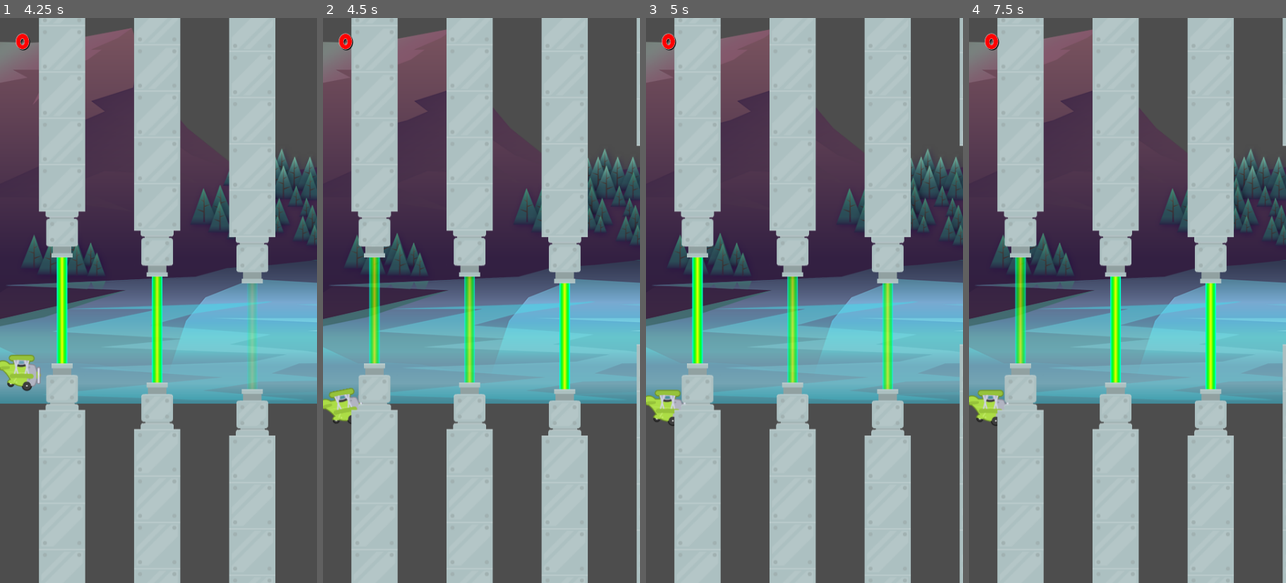
Above: before the commit, frames 1-4 (left to right).
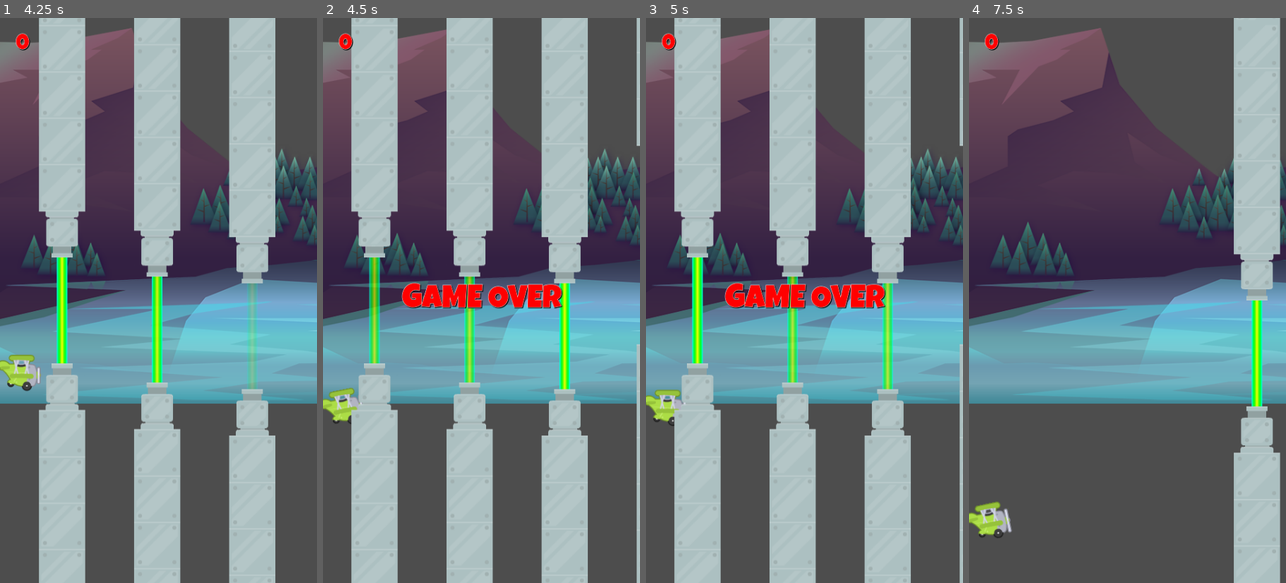
Above: after the commit, the same moments.

Repository: mogitdb/Tappy
Game: Godot game, scene res://scenes/main/main.tscn
Two runs of this game, one before a commit and one after it. Both use one fixed random seed, a clock stepped at 60 frames per second and the inputs below.
Inputs:
- Up to frame 1 (4.25 s): tap Space (fly) at 0.5, 0.6, 1.35, 2.1, 2.85, 3.6 s
- Up to frame 2 (4.5 s): tap Space (fly) at 4.35 s
- Up to frame 3 (5 s): no input
- Up to frame 4 (7.5 s): tap Space (fly) at 5.1, 5.85, 6.5, 6.6, 7.35 s

Frame 1 is identical in both runs. In frame 2, 1.9% of the frame differs, in the area x 24-76%, y 46-52%; in frame 3, 1.9%; in frame 4, 48%, in the area x 0-100%, y 0-100%.

Commit message:
Added Sound
+Menu Music
+Plane Engine
+Score Sound
+Game Over

Diff:
--- /dev/null
+++ b/Tappy/assets/lg_red_48.tres
@@ -0,0 +1,11 @@
+[gd_resource type="LabelSettings" load_steps=2 format=3 uid="uid://ch8rgeo3vvntx"]
+
+[ext_resource type="FontFile" uid="uid://csccw6nh40223" path="res://assets/fonts/LuckiestGuy-Regular.ttf" id="1_sh60k"]
+
+[resource]
+font = ExtResource("1_sh60k")
+font_size = 48
+font_color = Color(1, 0, 0, 1)
+outline_size = 2
+shadow_size = 3
+shadow_color = Color(0, 0, 0, 1)
--- a/Tappy/scenes/game/game.gd
+++ b/Tappy/scenes/game/game.gd
@@ -12,6 +12,7 @@
 func _ready():
 	SignalManager.on_plane_died.connect(_on_plane_died)
 	spawn_pipes()
+	ScoreManager.set_score(0)
 
 
 # Called every frame. 'delta' is the elapsed time since the previous frame.
--- a/Tappy/scenes/game/game.tscn
+++ b/Tappy/scenes/game/game.tscn
@@ -6,6 +6,7 @@
 [ext_resource type="PackedScene" uid="uid://bl8cdmvfek7dl" path="res://scenes/plane/plane.tscn" id="2_cgt6r"]
 [ext_resource type="PackedScene" uid="uid://c2iinnomayp3e" path="res://scenes/barrier/barrier.tscn" id="3_8wck5"]
 [ext_resource type="PackedScene" uid="uid://dvos4mnsc2yi0" path="res://scenes/hud/hud.tscn" id="6_g0dqc"]
+[ext_resource type="PackedScene" uid="uid://0sd7ary5l51y" path="res://scenes/game_over/game_over.tscn" id="7_0n80f"]
 
 [node name="Game" type="Node2D"]
 script = ExtResource("1_y8m2c")
@@ -38,4 +39,6 @@
 
 [node name="Hud" parent="CanvasLayer" instance=ExtResource("6_g0dqc")]
 
+[node name="GameOver" parent="CanvasLayer" instance=ExtResource("7_0n80f")]
+
 [connection signal="timeout" from="SpawnTimer" to="." method="_on_spawn_timer_timeout"]
--- /dev/null
+++ b/Tappy/scenes/game_over/game_over.gd
@@ -0,0 +1,31 @@
+extends Control
+
+
+@onready var go_over_label = $GoOverLabel
+@onready var space_label = $SpaceLabel
+@onready var timer = $Timer
+@onready var game_over_sound = $GameOverSound
+
+
+# Called when the node enters the scene tree for the first time.
+func _ready():
+	hide()
+	SignalManager.on_plane_died.connect(on_plane_died)
+
+
+# Called every frame. 'delta' is the elapsed time since the previous frame.
+func _process(delta):
+	if space_label.visible == true:
+		if Input.is_action_just_pressed("fly") == true:
+			GameManager.load_main_scene()
+
+
+func on_plane_died() -> void:
+	show()
+	timer.start()
+	game_over_sound.play()
+
+
+func _on_timer_timeout():
+	go_over_label.hide()
+	space_label.show()
--- /dev/null
+++ b/Tappy/scenes/game_over/game_over.tscn
@@ -0,0 +1,60 @@
+[gd_scene load_steps=4 format=3 uid="uid://0sd7ary5l51y"]
+
+[ext_resource type="Script" path="res://scenes/game_over/game_over.gd" id="1_ntupq"]
+[ext_resource type="LabelSettings" uid="uid://ch8rgeo3vvntx" path="res://assets/lg_red_48.tres" id="1_r7vfr"]
+[ext_resource type="AudioStream" uid="uid://b7yfg8ci454j6" path="res://assets/audio/game_over.wav" id="3_dc8cx"]
+
+[node name="GameOver" type="Control"]
+layout_mode = 3
+anchors_preset = 15
+anchor_right = 1.0
+anchor_bottom = 1.0
+grow_horizontal = 2
+grow_vertical = 2
+script = ExtResource("1_ntupq")
+
+[node name="GoOverLabel" type="Label" parent="."]
+layout_mode = 1
+anchors_preset = 8
+anchor_left = 0.5
+anchor_top = 0.5
+anchor_right = 0.5
+anchor_bottom = 0.5
+offset_left = -20.0
+offset_top = -11.5
+offset_right = 20.0
+offset_bottom = 11.5
+grow_horizontal = 2
+grow_vertical = 2
+text = "GAME OVER"
+label_settings = ExtResource("1_r7vfr")
+horizontal_alignment = 1
+vertical_alignment = 1
+
+[node name="SpaceLabel" type="Label" parent="."]
+visible = false
+layout_mode = 1
+anchors_preset = 8
+anchor_left = 0.5
+anchor_top = 0.5
+anchor_right = 0.5
+anchor_bottom = 0.5
+offset_left = -20.0
+offset_top = -11.5
+offset_right = 20.0
+offset_bottom = 11.5
+grow_horizontal = 2
+grow_vertical = 2
+text = "PRESS SPACE"
+label_settings = ExtResource("1_r7vfr")
+horizontal_alignment = 1
+vertical_alignment = 1
+
+[node name="Timer" type="Timer" parent="."]
+wait_time = 2.0
+one_shot = true
+
+[node name="GameOverSound" type="AudioStreamPlayer" parent="."]
+stream = ExtResource("3_dc8cx")
+
+[connection signal="timeout" from="Timer" to="." method="_on_timer_timeout"]
--- a/Tappy/scenes/main/main.tscn
+++ b/Tappy/scenes/main/main.tscn
@@ -1,10 +1,11 @@
-[gd_scene load_steps=8 format=3 uid="uid://dff2sco8ouwd6"]
+[gd_scene load_steps=9 format=3 uid="uid://dff2sco8ouwd6"]
 
 [ext_resource type="Script" path="res://scenes/main/main.gd" id="1_cq5g8"]
 [ext_resource type="Texture2D" uid="uid://bg7a31x6vq5og" path="res://assets/background/sky.png" id="1_qdr0s"]
 [ext_resource type="LabelSettings" uid="uid://drpgcdi08o2kh" path="res://assets/lg_red_72.tres" id="1_xv3nn"]
 [ext_resource type="LabelSettings" uid="uid://nurw6ivqp2yy" path="res://assets/lg_wh_48.tres" id="2_x3c61"]
 [ext_resource type="LabelSettings" uid="uid://dwvc1xbdqk421" path="res://assets/lg_red_32.tres" id="3_bdajd"]
+[ext_resource type="AudioStream" uid="uid://bbutvxfkyxp8m" path="res://assets/audio/bgm_menu.mp3" id="6_feq4l"]
 
 [sub_resource type="Animation" id="Animation_wpfjq"]
 resource_name = "flash"
@@ -99,3 +100,7 @@
 "": SubResource("AnimationLibrary_75sdl")
 }
 autoplay = "flash"
+
+[node name="MenuSound" type="AudioStreamPlayer" parent="."]
+stream = ExtResource("6_feq4l")
+autoplay = true
--- a/Tappy/scenes/pipes/pipes.gd
+++ b/Tappy/scenes/pipes/pipes.gd
@@ -1,5 +1,6 @@
 extends Node2D
 
+@onready var score_sound = $ScoreSound
 
 # Called when the node enters the scene tree for the first time.
 func _ready():
@@ -21,6 +22,7 @@
 func _on_laser_body_exited(body):
 	if body.is_in_group(GameManager.GROUP_PLAYER) == true:
 		ScoreManager.increment_score()
+		score_sound.play()
 
 
 func _on_pipe_body_entered(body):
--- a/Tappy/scenes/pipes/pipes.tscn
+++ b/Tappy/scenes/pipes/pipes.tscn
@@ -1,8 +1,9 @@
-[gd_scene load_steps=4 format=3 uid="uid://lf8kjbmefjrg"]
+[gd_scene load_steps=5 format=3 uid="uid://lf8kjbmefjrg"]
 
 [ext_resource type="Script" path="res://scenes/pipes/pipes.gd" id="1_og0d0"]
 [ext_resource type="PackedScene" uid="uid://bhpqo55wijdg2" path="res://scenes/laser/laser.tscn" id="2_stg01"]
 [ext_resource type="PackedScene" uid="uid://bwoycn5dtdxwq" path="res://scenes/pipe/pipe.tscn" id="3_msn1g"]
+[ext_resource type="AudioStream" uid="uid://b7yfg8ci454j6" path="res://assets/audio/game_over.wav" id="4_h2bvf"]
 
 [node name="Pipes" type="Node2D" groups=["pipes"]]
 script = ExtResource("1_og0d0")
@@ -20,6 +21,9 @@
 position = Vector2(100, 0)
 rotation = -3.14159
 
+[node name="ScoreSound" type="AudioStreamPlayer2D" parent="."]
+stream = ExtResource("4_h2bvf")
+
 [connection signal="body_exited" from="Laser" to="." method="_on_laser_body_exited"]
 [connection signal="body_entered" from="Lower" to="." method="_on_pipe_body_entered"]
 [connection signal="body_entered" from="Upper" to="." method="_on_pipe_body_entered"]
--- a/Tappy/scenes/plane/plane.gd
+++ b/Tappy/scenes/plane/plane.gd
@@ -4,6 +4,7 @@
 
 @onready var animated_sprite_2d = $AnimatedSprite2D
 @onready var animation_player = $AnimationPlayer
+@onready var engine_sound = $EngineSound
 
 
 const GRAVITY: float = 1500.0
@@ -31,5 +32,6 @@
 
 func die() -> void:
 	set_physics_process(false)
+	engine_sound.stop()
 	animated_sprite_2d.stop()
 	SignalManager.on_plane_died.emit()
--- a/Tappy/scenes/plane/plane.tscn
+++ b/Tappy/scenes/plane/plane.tscn
@@ -1,7 +1,8 @@
-[gd_scene load_steps=11 format=3 uid="uid://bl8cdmvfek7dl"]
+[gd_scene load_steps=12 format=3 uid="uid://bl8cdmvfek7dl"]
 
 [ext_resource type="Texture2D" uid="uid://dwu0xtyl303mf" path="res://assets/plane/planes_sheet.png" id="1_rqcwg"]
 [ext_resource type="Script" path="res://scenes/plane/plane.gd" id="1_w6lnt"]
+[ext_resource type="AudioStream" uid="uid://cc2x0qvp2u3hw" path="res://assets/audio/engine.mp3" id="3_6bdc7"]
 
 [sub_resource type="AtlasTexture" id="AtlasTexture_f08rr"]
 atlas = ExtResource("1_rqcwg")
@@ -78,3 +79,7 @@
 libraries = {
 "": SubResource("AnimationLibrary_obyu0")
 }
+
+[node name="EngineSound" type="AudioStreamPlayer" parent="."]
+stream = ExtResource("3_6bdc7")
+autoplay = true
Not shown, changed: Tappy/assets/audio/bgm_menu.mp3.import
Not shown, changed: Tappy/assets/audio/engine.mp3.import
Not shown: 1 places in Tappy/scenes/game/game.tscn that only renumber resources
